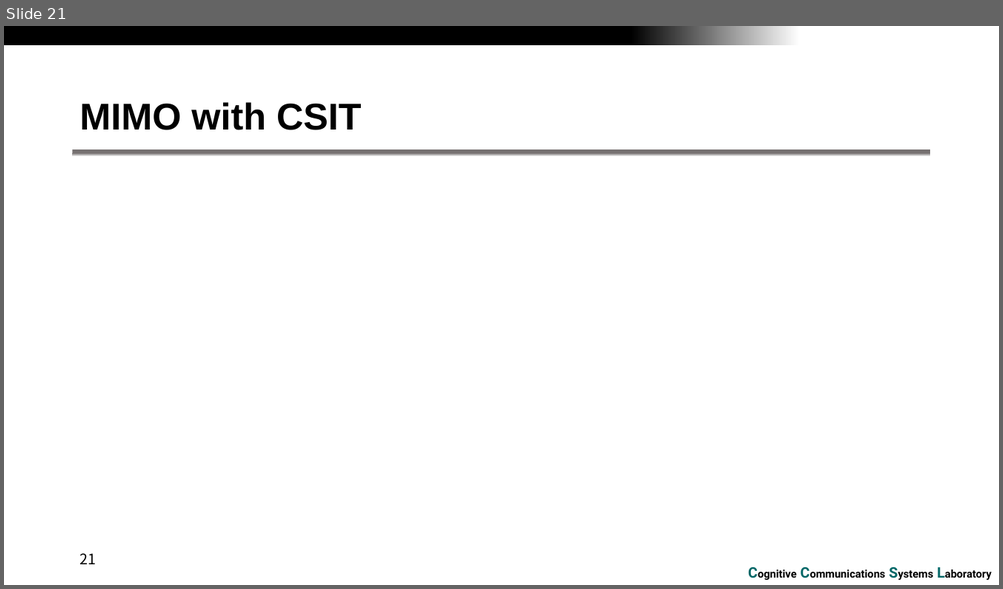
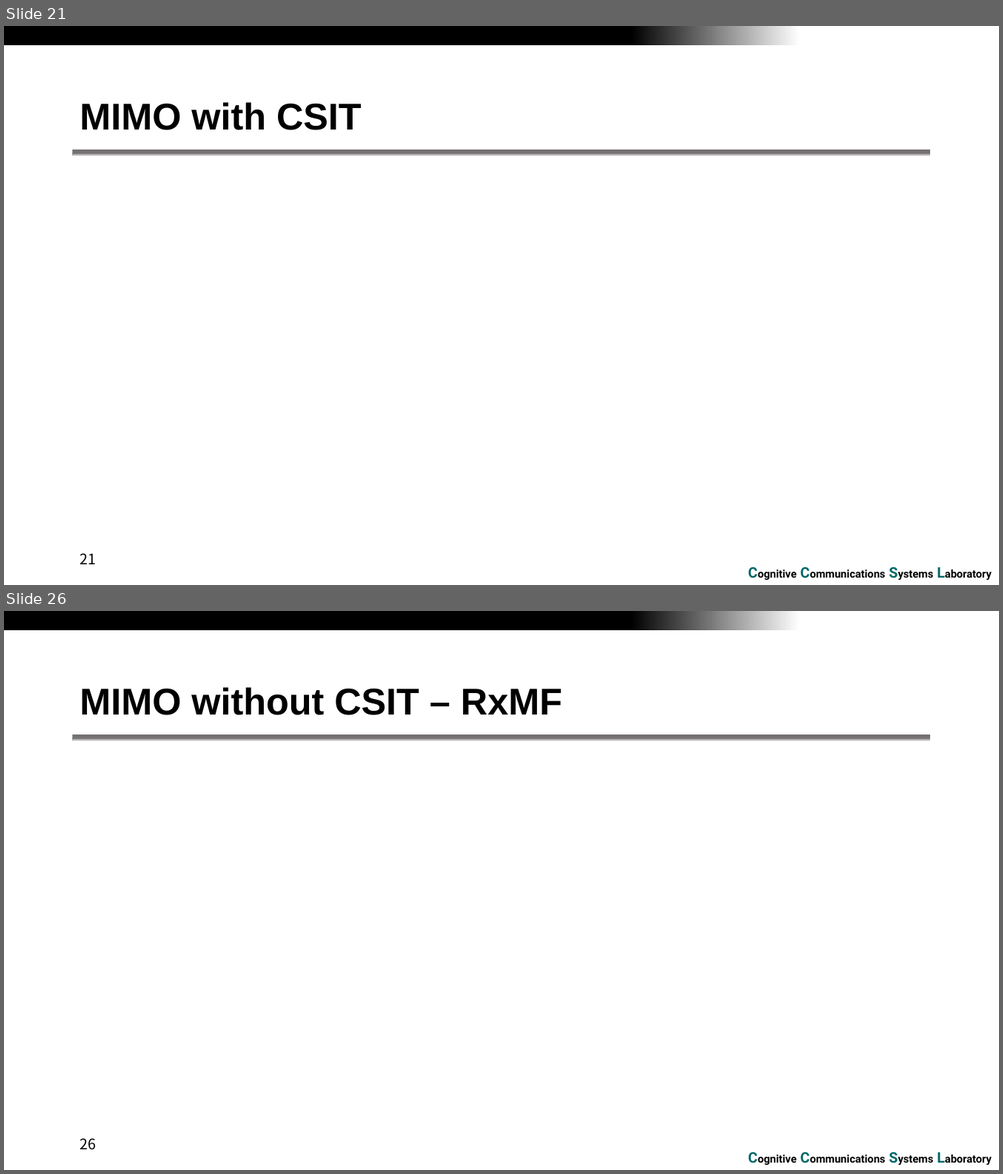
Before and after one commit to RefatHanbat/Presentation-of-SDM, a slide deck: assignment-5.pptx. Shown one above the other, each under a label of ours: slide 21 before the commit, slides 21 and 26 after it; the slides between them are not shown. The pictures are 1003x589 and 1003x1174 pixels, drawn with LibreOffice and Linux fonts; fonts in the diff are those of the drawing; grey boxes stand for pictures; background and template pictures are left out. Boxes give left, top, right and bottom in pixels: in the first picture for what was removed or moved away, otherwise in the second. Text is boxed around its words. In the diff, an @@ line names an element or a change of style, - is before the commit and + after.

```diff
--- a/assignment-5.pptx
+++ b/assignment-5.pptx
@@ slide 26 added at (x1=4, y1=611, x2=999, y2=1170), background #FFFFFF; not listed: 3 template elements that a slide beside it also shows @@
@@ title added at (x1=79, y1=687, x2=562, y2=715), 36 pt, text #000000, bold @@
+MIMO without CSIT – RxMF
@@ page number added at (x1=79, y1=1139, x2=96, y2=1150), 14 pt, text #000000 @@
+26
```
Also in this commit, not shown: 5 other slides added, 3 other files.
